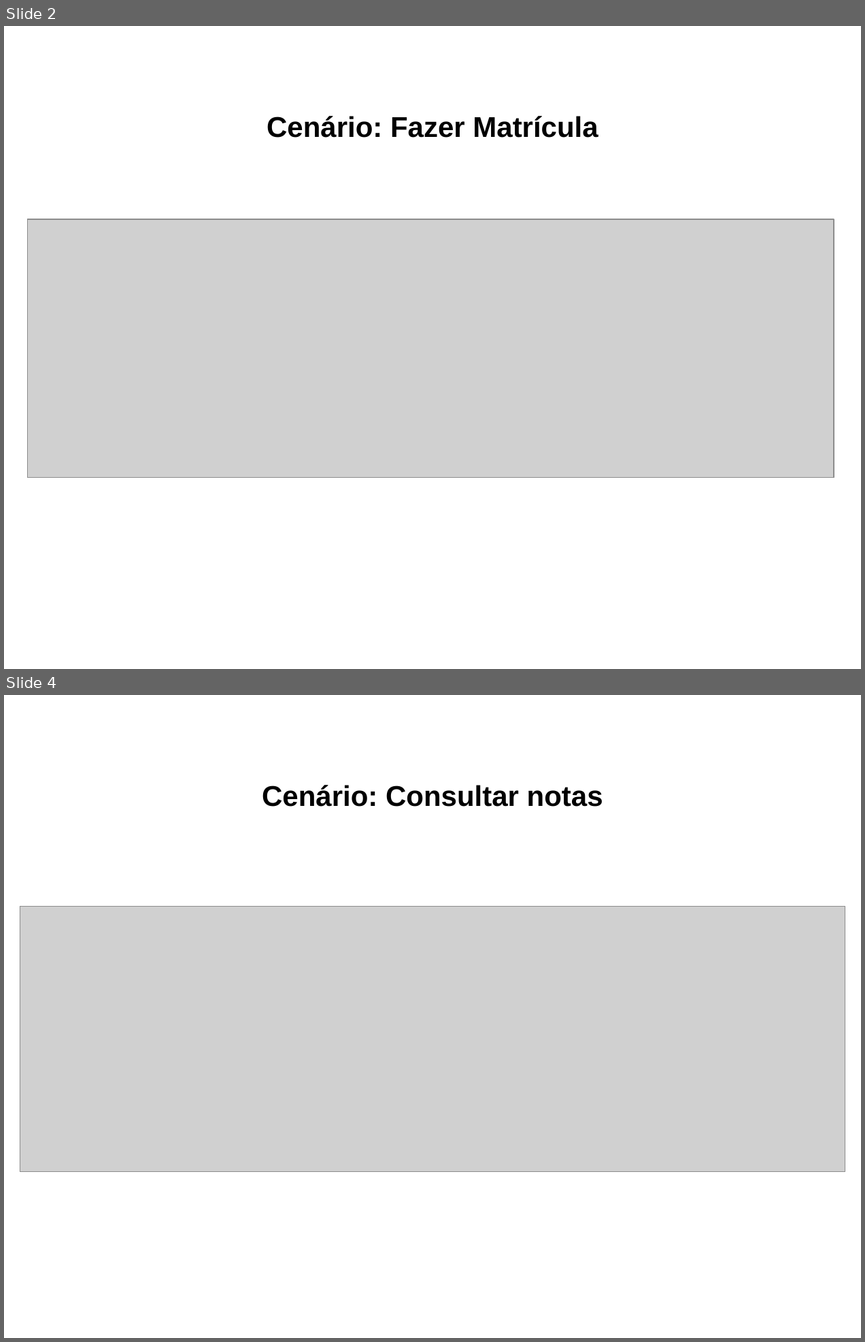
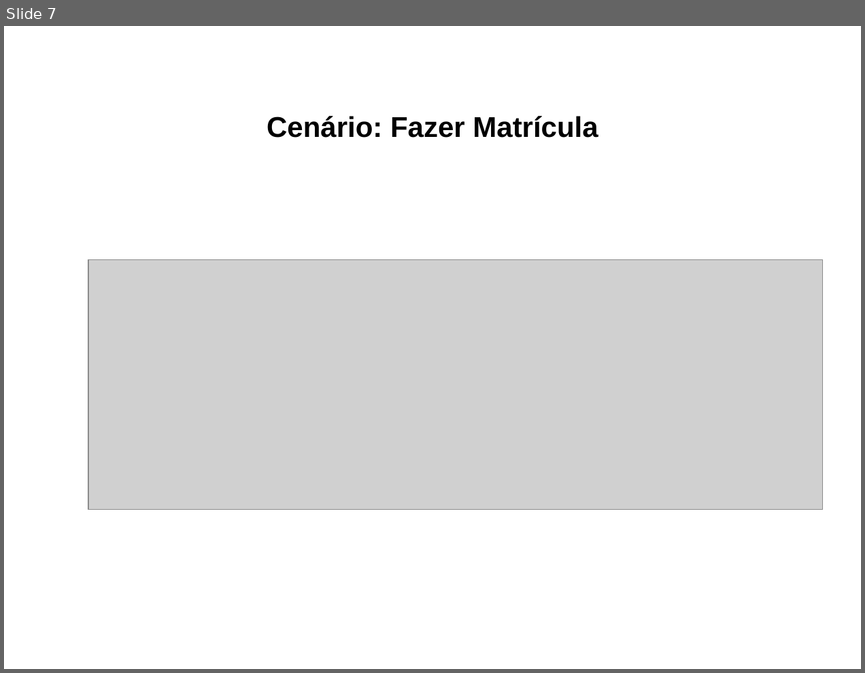
Before and after one commit to leozabotto/smart-owl, a slide deck: Artefatos/15 - Arquitetura de Negócio para cada Cenário.pptx. Shown one above the other, each under a label of ours: slides 2 and 4 before the commit, slide 7 after it; the slides between them are not shown. The pictures are 865x1342 and 865x673 pixels, drawn with LibreOffice and Linux fonts; fonts in the diff are those of the drawing; grey boxes stand for pictures. Boxes give left, top, right and bottom in pixels: in the first picture for what was removed or moved away, otherwise in the second. Text is boxed around its words. In the diff, an @@ line names an element or a change of style, - is before the commit and + after.

```diff
--- a/Artefatos/15 - Arquitetura de Negócio para cada Cenário.pptx
+++ b/Artefatos/15 - Arquitetura de Negócio para cada Cenário.pptx
@@ slide 4 removed at [4, 695, 861, 1338], background #FFFFFF @@
@@ text removed at [262, 785, 603, 807] @@
-Cenário: Consultar notas
@@ picture removed at [20, 906, 845, 1172] @@
@@ what was slide 2 is now slide 7 @@
@@ slide 7 changed as well @@
@@ picture: place and size @@
-picture at [28, 219, 834, 477]
+picture at [88, 260, 822, 509]
```
Also in this commit, not shown: 2 other slides changed, 4 slides added, 2 other slides removed.
